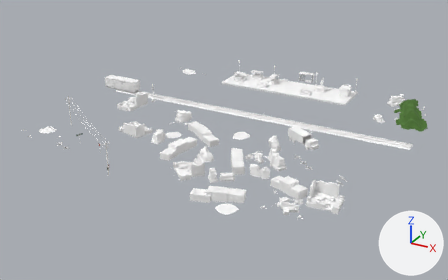
Two versions of the glTF model assets/models/outdoor/outdoor_22.glb, one commit apart.
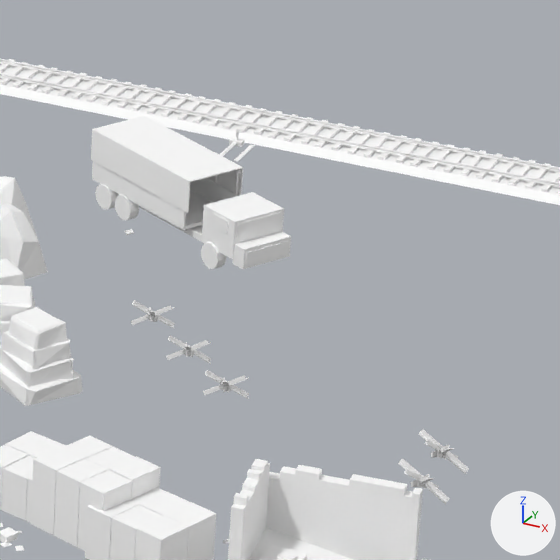
There are two pictures of each version: one whole from a camera (50 mm lens) standing at (69.7, -131.8, 61.3) and looking at (-1.8, -1.8, -3.8), one close up on the part from 61% to 81% of the width and 39% to 70% of the height. The axes (+X, +Y, +Z) are drawn at lower right. The lights are the same throughout. The first two pictures are the older version. Vertices at exactly the same position are counted once.

Names of what the first close-up shows: 'gas_station_town'.
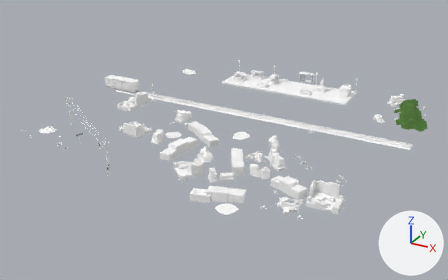
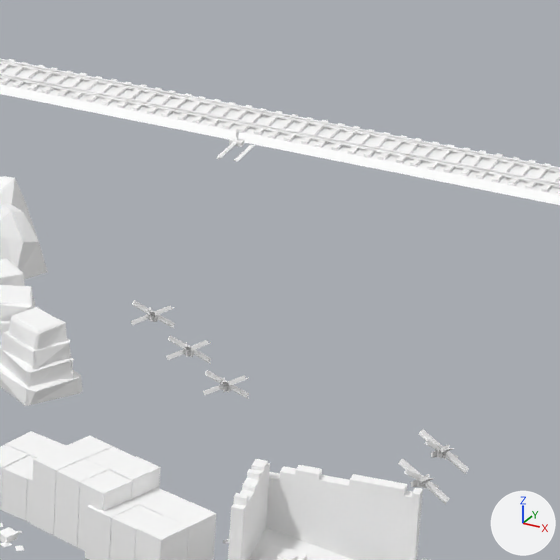
Where the change shows, as pixel boxes [x1, y1, x2, y2] in the close-ups (560 x 560 px):
part 1 of me_gas_station_town, deleted
    before: [91, 116, 291, 269]

The change in detail:
me_gas_station_town is used by ob_gas_station_town; location (0.0, 0.0, 0.0).
me_gas_station_town had 14453 vertices, 21188 faces and spanned x -48.2..44.7, y -40.9..44.3, z -1.7..7.8.
me_gas_station_town now has 14069 vertices, 20572 faces and spans x -48.2..44.7, y -40.9..44.3, z -1.7..7.8.
me_gas_station_town part 1: 36 loose pieces with 384 vertices, spanning x 16.0..25.0, y -5.8..0.7, z 0.0..3.0, are deleted.
